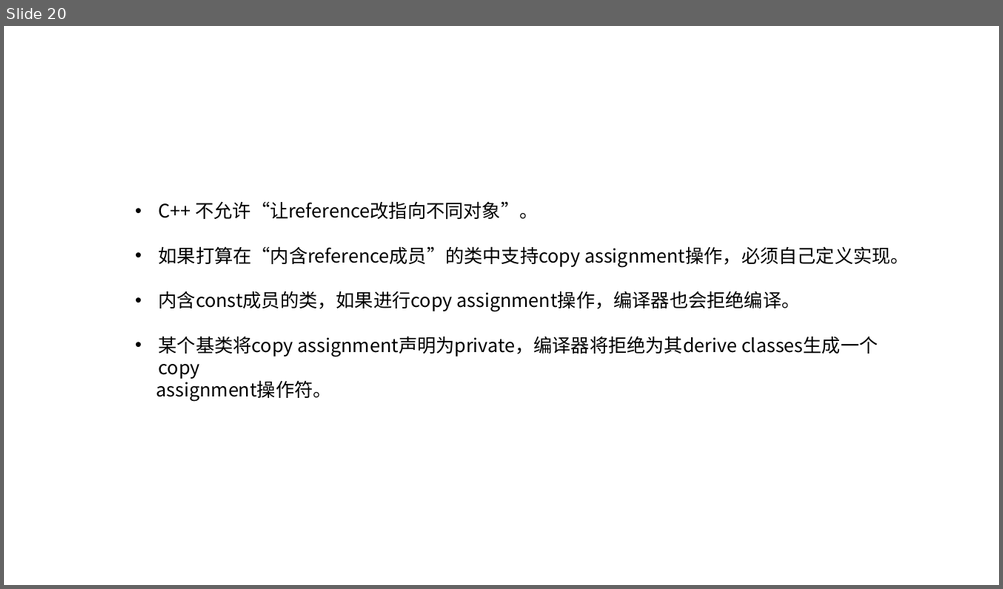
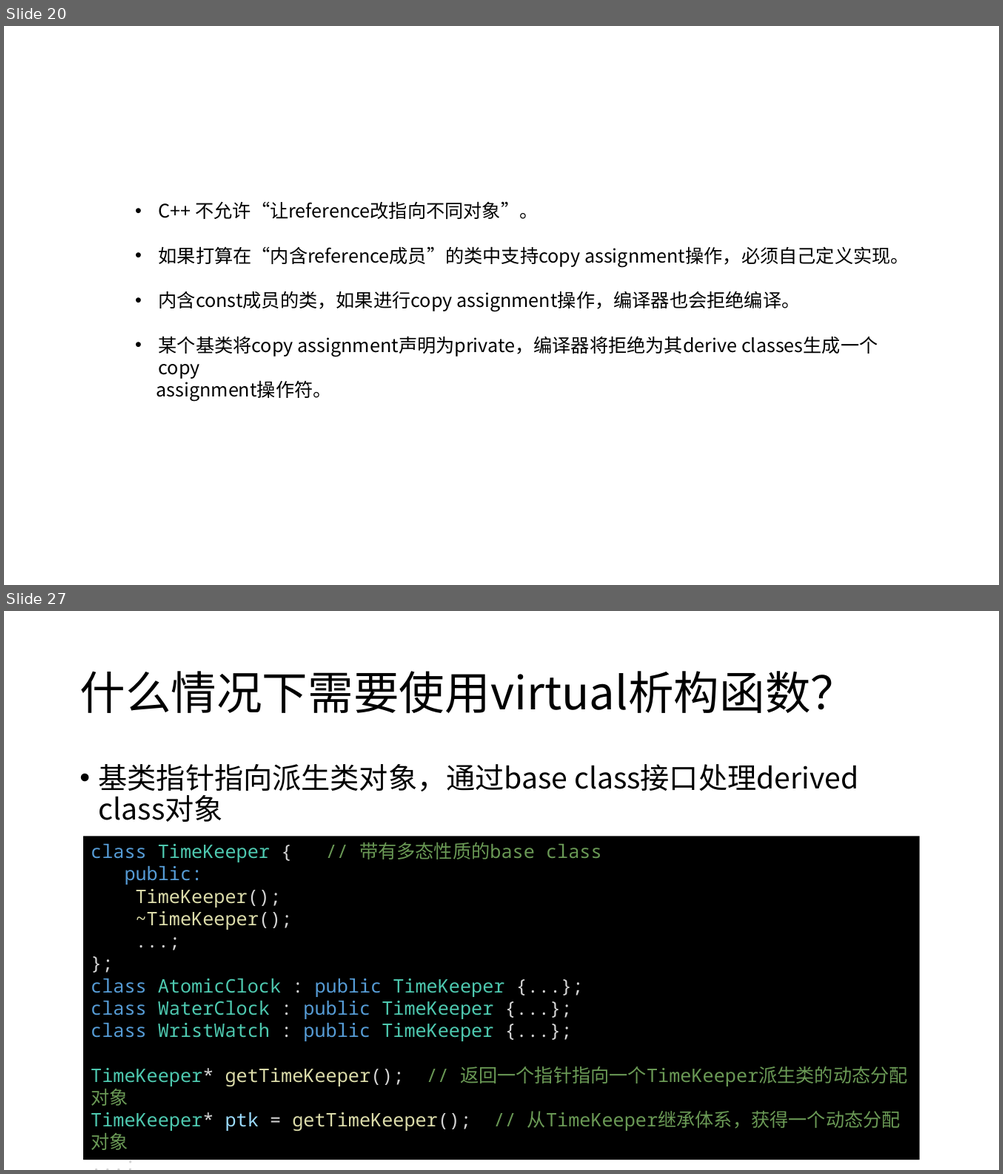
Before and after one commit to h-hkai/Effective-CPP, a slide deck: Effective C++.pptx. Shown one above the other, each under a label of ours: slide 20 before the commit, slides 20 and 27 after it; the slides between them are not shown. The pictures are 1003x589 and 1003x1174 pixels, drawn with LibreOffice and Linux fonts; fonts in the diff are those of the drawing. Boxes give left, top, right and bottom in pixels: in the first picture for what was removed or moved away, otherwise in the second. Text is boxed around its words. In the diff, an @@ line names an element or a change of style, - is before the commit and + after.

```diff
--- a/Effective C++.pptx
+++ b/Effective C++.pptx
@@ slide 27 added at [4,611,999,1170], background #FFFFFF @@
@@ title added at [79,671,856,714], 44 pt, text #000000 @@
+什么情况下需要使用virtual析构函数？
@@ text added at [99,764,858,822], 28 pt, text #000000 @@
+• 基类指针指向派生类对象，通过base class接口处理derived class对象
@@ rectangle added at [83,836,919,1160], fill #000000, 18 pt, text #4EC9B0 @@
+class TimeKeeper { // 带有多态性质的base class
+public:
+TimeKeeper();
+~TimeKeeper();
+...;
+};
+class AtomicClock : public TimeKeeper {...};
+class WaterClock : public TimeKeeper {...};
+class WristWatch : public TimeKeeper {...};
+TimeKeeper* getTimeKeeper(); // 返回一个指针指向一个TimeKeeper派生类的动态分配对象
+TimeKeeper* ptk = getTimeKeeper(); // 从TimeKeeper继承体系，获得一个动态分配对象
+...;
+delete ptk;
```
Also in this commit, not shown: 11 other slides added, 3 other files.
